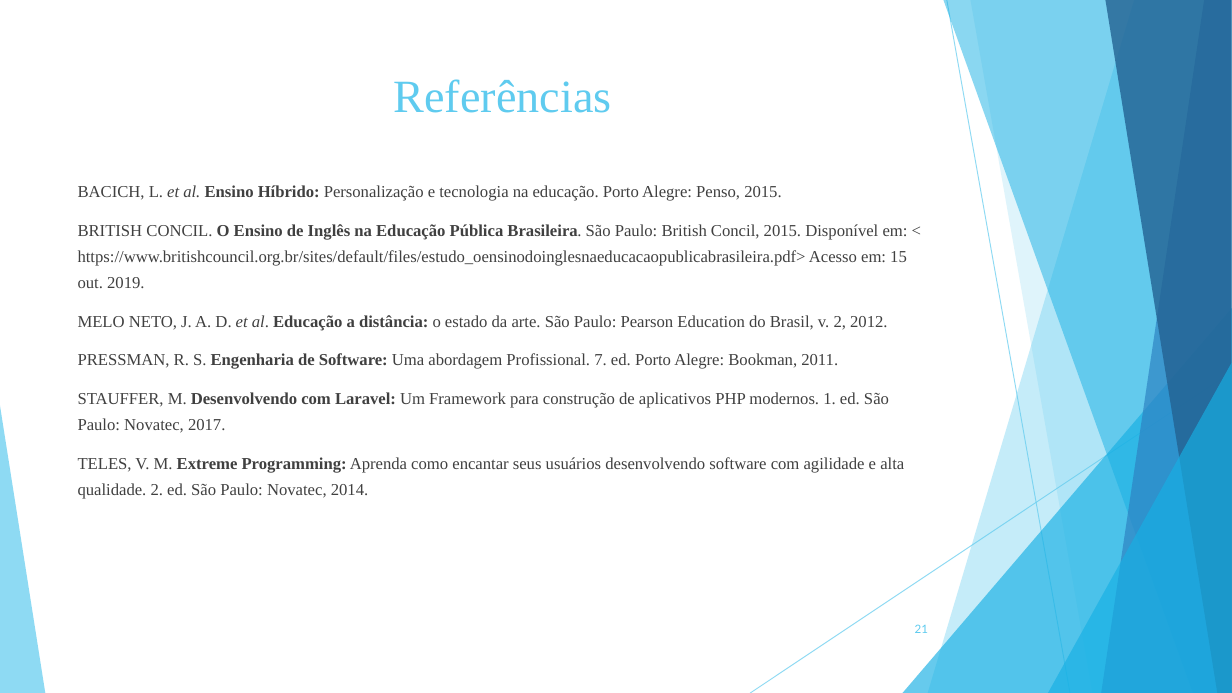
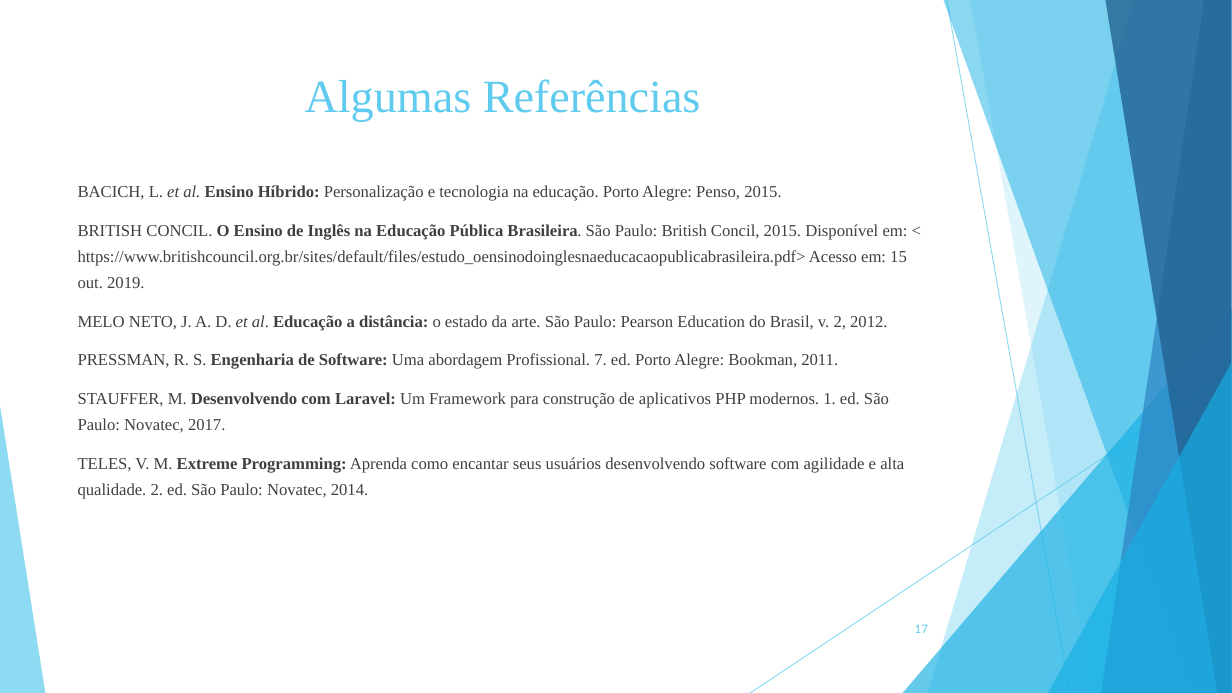
Before and after one commit to ryanlucaslemos/arquivostcc, a slide deck: slide 17 of TCC 2/Slide de TCC 2.ppt (slide 21 before the commit). Drawn at 1232x693 pixels with LibreOffice and Linux fonts; fonts in the diff are those of the drawing. Boxes give left, top, right and bottom in pixels: in the first picture for what was removed or moved away, otherwise in the second. Text is boxed around its words. In the diff, an @@ line names an element or a change of style, - is before the commit and + after.

```diff
--- a/TCC 2/Slide de TCC 2.ppt
+++ b/TCC 2/Slide de TCC 2.ppt
@@ title at box(305, 79, 701, 121): text changed @@
-Referências
+Algumas Referências
@@ page number at box(915, 624, 928, 633): text changed @@
-21
+17
```
Also in this commit, not shown: 16 other slides changed, 4 slides removed.
